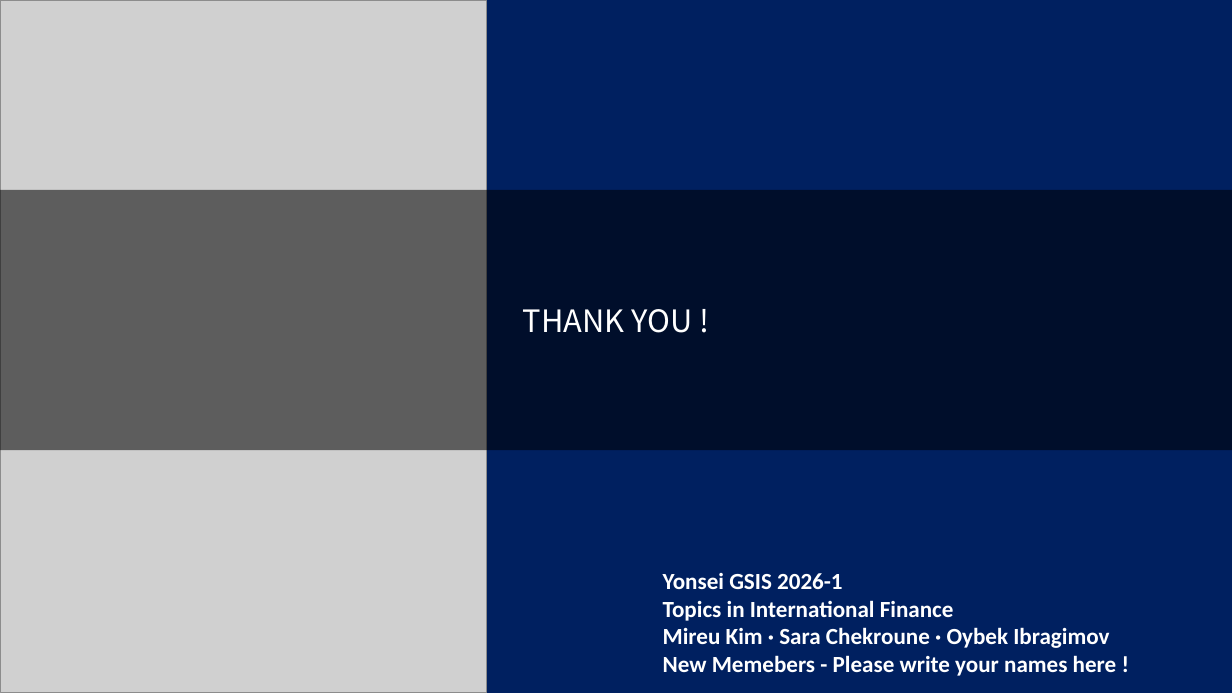
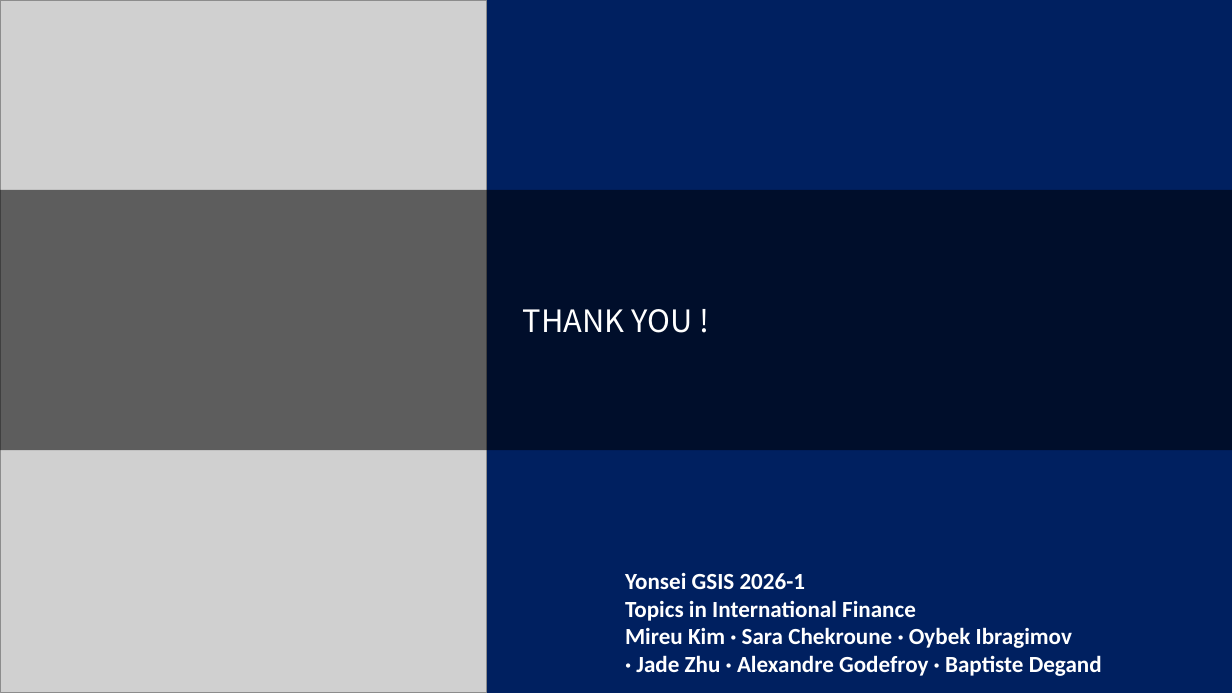
Before and after one commit to kimmireu0921/Stablecoins-and-the-Exorbitant-Privilege, a slide deck: slide 9 of presentations/0519_Stablecoin_Exorbitant_Privilege.pptx. Drawn at 1232x693 pixels with LibreOffice and Linux fonts; fonts in the diff are those of the drawing; grey boxes stand for pictures. Boxes give left, top, right and bottom in pixels: in the first picture for what was removed or moved away, otherwise in the second. Text is boxed around its words. In the diff, an @@ line names an element or a change of style, - is before the commit and + after.

```diff
--- a/presentations/0519_Stablecoin_Exorbitant_Privilege.pptx
+++ b/presentations/0519_Stablecoin_Exorbitant_Privilege.pptx
@@ text "Yonsei GSIS 2026-1": place and size @@
-text "Yonsei GSIS 2026-1" at (663, 573, 1117, 676)
+text "Yonsei GSIS 2026-1" at (625, 573, 1102, 676)
@@ text at (625, 627, 1102, 676): text changed @@
-Mireu Kim · Sara Chekroune · Oybek Ibragimov
-New Memebers - Please write your names here !
+Mireu Kim · Sara Chekroune · Oybek Ibragimov
+· Jade Zhu · Alexandre Godefroy · Baptiste Degand
```
Also in this commit, not shown: 8 other slides changed, 2 other files.
